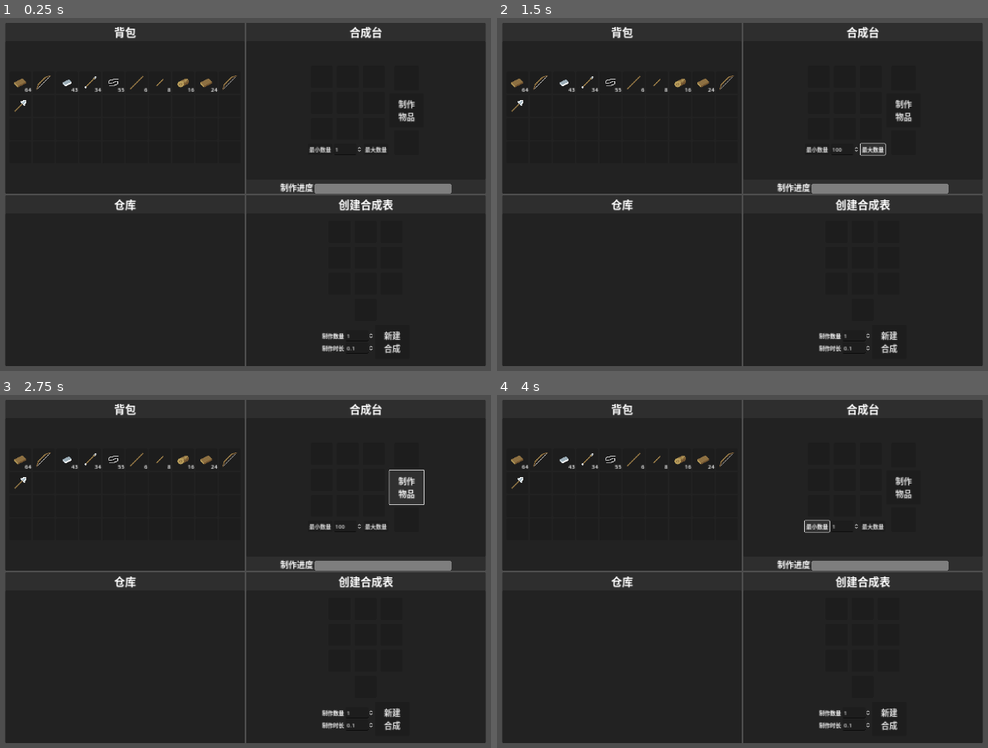
Above: before the commit, frames 1-4 (two rows, left to right).
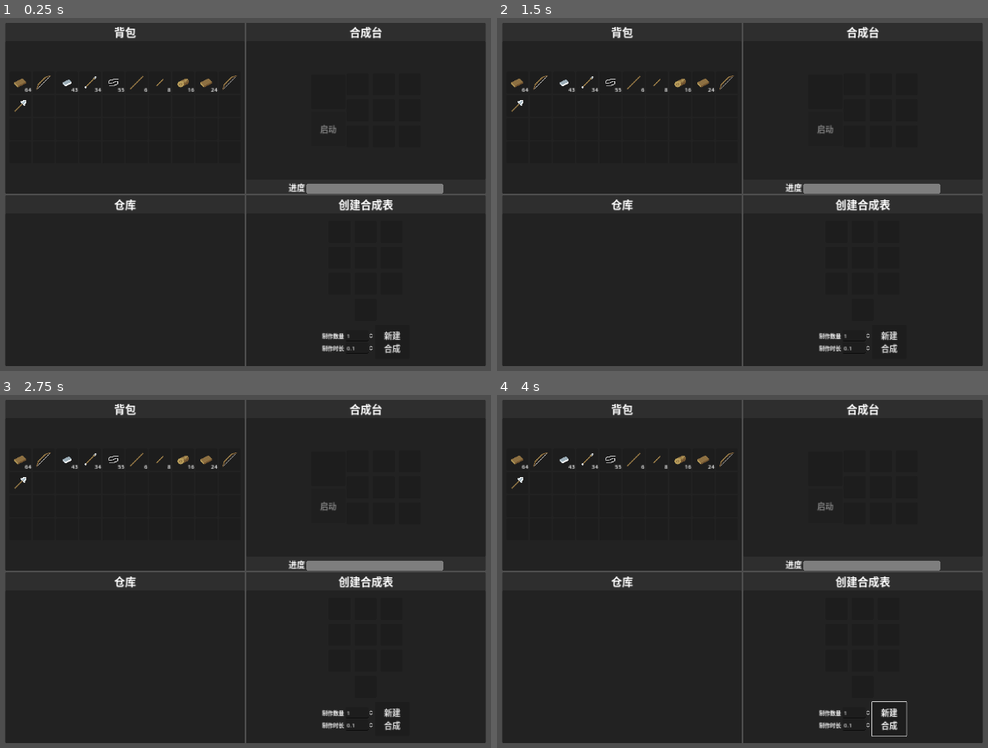
Above: after the commit, the same moments.

Repository: DeerLuuu/Backpack-and-synthesis-system
Game: Godot game, scene res://scene/world/world.tscn
Two runs of this game, one before a commit and one after it. Both use one fixed random seed, a clock stepped at 60 frames per second and the inputs below.
Inputs (mouse positions are in pixels of both pictures, inside the frame that each line leads up to):
- Up to frame 1 (0.25 s): no input
- Up to frame 2 (1.5 s): click (816, 148) at 0.5 s, where only the run before the commit has a clickable "最小数量"; click (875, 148) at 1.25 s, where only the run before the commit has a clickable "最大数量"
- Up to frame 3 (2.75 s): click (407, 486) at 2 s, where only the run before the commit has a clickable "制作 物品"
- Up to frame 4 (4 s): click "新建 合成" at 2.75 s; click (816, 525) at 3.5 s, where only the run before the commit has a clickable "最小数量"

The runs differ from the first frame. In frame 1, 0.5% of the frame differs, in the area x 57-92%, y 23-50%; in frame 2, 0.6%; in frame 3, 0.6%; in frame 4, 0.7%, in the area x 57-92%, y 23-97%.
Error in both runs: Invalid access to property or key 'item_name' on a base object of type 'Nil'. (res://scene/world/create_craft_interface.gd:96)

Commit message:
创建拆解界面，给物品添加拆解属性，编写基本的拆解判断

Diff:
--- a/resource/items/board_archer.tres
+++ b/resource/items/board_archer.tres
@@ -12,4 +12,5 @@
 item_name = "木弓"
 item_desc = "一把使用木头制作的弓"
 can_stack = false
+can_dismantle = true
 item_texture = SubResource("AtlasTexture_wwo27")
--- a/resource/items/iron_arrow.tres
+++ b/resource/items/iron_arrow.tres
@@ -15,4 +15,5 @@
 item_name = "铁箭"
 item_desc = "使用铁箭头打造的箭矢"
 can_stack = true
+can_dismantle = true
 item_texture = SubResource("AtlasTexture_wex86")
--- a/resource/items/iron_shovel.tres
+++ b/resource/items/iron_shovel.tres
@@ -12,4 +12,5 @@
 item_name = "铁铲"
 item_desc = "一把使用铁制作的铲子"
 can_stack = false
+can_dismantle = true
 item_texture = SubResource("AtlasTexture_mmgc5")
--- a/scene/ui/slot.gd
+++ b/scene/ui/slot.gd
@@ -68,6 +68,7 @@
 	count_label.hide()
 	count_label.text = ""
 	slot.count = 0
+	tooltip_text = ""
 
 # 设置格子
 func set_slot_panel(_slot : BaseSlot = slot) -> void:
--- a/scene/world/craft_interface.gd
+++ b/scene/world/craft_interface.gd
@@ -20,9 +20,9 @@
 # TODO 合成台UI ===============>变 量<===============
 #region 变量
 # 当前制作的物品的格子容器
-@onready var slot_panel_container_9: SlotPanelContainer = %SlotPanelContainer9
+@onready var slot_panel_container_9: SlotPanelContainer = $"../../VBoxContainer2/SlotPanelContainer9"
 # 制作完的物品的格子容器
-@onready var slot_panel_container_10: SlotPanelContainer = %SlotPanelContainer10
+@onready var slot_panel_container_10: SlotPanelContainer = $"../../VBoxContainer2/SlotPanelContainer10"
 # 制作按钮
 @onready var craft_button: Button = %CraftButton
 # 物品制作数量输入框
@@ -53,7 +53,6 @@
 		i.slot_clicked.connect(Global._on_slot_clicked)
 		i.slot_clicked.connect(_on_slot_clicked)
 
-	slot_panel_container_9.slot_clicked.connect(Global._on_slot_clicked)
 	slot_panel_container_10.slot_clicked.connect(Global._on_slot_clicked)
 	slot_panel_container_10.slot_clicked.connect(_on_slot_clicked)
 
--- /dev/null
+++ b/scene/world/dismantle_interface.gd
@@ -0,0 +1,70 @@
+#--------------------------------------
+# 这个类
+# 类中自定义了
+# 定义了
+#--------------------------------------
+class_name DismantleInterface extends GridContainer
+
+# TODO 拆解台 ===============>信 号<===============
+#region 信号
+
+#endregion
+
+# TODO 拆解台 ===============>常 量<===============
+#region 常量
+
+#endregion
+
+# TODO 拆解台 ===============>变 量<===============
+#region 变量
+@onready var slot_panel_container_9: SlotPanelContainer = $"../../VBoxContainer2/SlotPanelContainer9"
+@onready var craft_progress_bar: ProgressBar = %CraftProgressBar
+@onready var dismantle_button: Button = $"../../VBoxContainer2/DismantleButton"
+
+#endregion
+
+# TODO 拆解台 ===============>虚方法<===============
+#region 常用的虚方法
+func _init() -> void:
+	pass
+
+func _ready() -> void:
+	for i : SlotPanelContainer in get_children():
+		i.slot_clicked.connect(Global._on_slot_clicked)
+
+	slot_panel_container_9.slot_clicked.connect(Global._on_slot_clicked)
+	slot_panel_container_9.slot_clicked.connect(_on_slot_clicked)
+
+func _process(_delta: float) -> void:
+	pass
+
+func _physics_process(_delta: float) -> void:
+	pass
+
+func _input(_event: InputEvent) -> void:
+	pass
+
+func _unhandled_input(_event: InputEvent) -> void:
+	pass
+#endregion
+
+# TODO 拆解台 ===============>信号链接方法<===============
+#region 信号链接方法
+func _on_slot_clicked(_slot_index : int, _mouse_button : int, _backpack : Node) -> void:
+	dismantle_button.disabled = true
+	if not slot_panel_container_9.slot.has_item(): return
+	dismantle_button.disabled = not slot_panel_container_9.slot.item.can_dismantle
+
+
+func _on_dismantle_button_pressed() -> void:
+	var item_name : String = slot_panel_container_9.slot.item.item_name
+	var item_data : Dictionary = Global.item_table[item_name]
+	var dismantle_items : Dictionary = Global.craft_table[item_name]
+	print(item_data)
+	print(dismantle_items)
+#endregion
+
+# TODO 拆解台 ===============>工具方法<===============
+#region 工具方法
+
+#endregion
--- a/scene/world/world.tscn
+++ b/scene/world/world.tscn
@@ -1,10 +1,11 @@
-[gd_scene load_steps=11 format=3 uid="uid://dhvwas10nxtyt"]
+[gd_scene load_steps=12 format=3 uid="uid://dhvwas10nxtyt"]
 
 [ext_resource type="Script" path="res://scene/world/player_back_interface.gd" id="1_arqyo"]
 [ext_resource type="Script" path="res://scene/world/ui_hbox_container.gd" id="1_eyhpn"]
 [ext_resource type="PackedScene" uid="uid://bw1gfo3lu10ho" path="res://scene/ui/slot.tscn" id="2_1ka24"]
 [ext_resource type="Script" path="res://scene/world/craft_interface.gd" id="2_ska4r"]
 [ext_resource type="Script" path="res://script/base_slot.gd" id="3_iex6h"]
+[ext_resource type="Script" path="res://scene/world/dismantle_interface.gd" id="5_e3a77"]
 [ext_resource type="Script" path="res://scene/world/create_craft_interface.gd" id="5_qdymt"]
 
 [sub_resource type="LabelSettings" id="LabelSettings_kf1tx"]
@@ -103,18 +104,20 @@
 unique_name_in_owner = true
 wait_time = 0.1
 
-[node name="HBoxContainer" type="HBoxContainer" parent="UI/UIGridContainer/CraftPanel/MarginContainer/VBoxContainer/CraftBG"]
-layout_mode = 2
-size_flags_horizontal = 4
-size_flags_vertical = 4
-
-[node name="VBoxContainer" type="VBoxContainer" parent="UI/UIGridContainer/CraftPanel/MarginContainer/VBoxContainer/CraftBG/HBoxContainer"]
+[node name="CraftHBoxContainer" type="HBoxContainer" parent="UI/UIGridContainer/CraftPanel/MarginContainer/VBoxContainer/CraftBG"]
+unique_name_in_owner = true
+visible = false
+layout_mode = 2
+size_flags_horizontal = 4
+size_flags_vertical = 4
+
+[node name="VBoxContainer" type="VBoxContainer" parent="UI/UIGridContainer/CraftPanel/MarginContainer/VBoxContainer/CraftBG/CraftHBoxContainer"]
 layout_mode = 2
 size_flags_horizontal = 4
 size_flags_vertical = 4
 theme_override_constants/separation = 12
 
-[node name="CraftInterface" type="GridContainer" parent="UI/UIGridContainer/CraftPanel/MarginContainer/VBoxContainer/CraftBG/HBoxContainer/VBoxContainer"]
+[node name="CraftInterface" type="GridContainer" parent="UI/UIGridContainer/CraftPanel/MarginContainer/VBoxContainer/CraftBG/CraftHBoxContainer/VBoxContainer"]
 layout_mode = 2
 size_flags_horizontal = 4
 size_flags_vertical = 4
@@ -123,96 +126,152 @@
 columns = 3
 script = ExtResource("2_ska4r")
 
-[node name="SlotPanelContainer0" parent="UI/UIGridContainer/CraftPanel/MarginContainer/VBoxContainer/CraftBG/HBoxContainer/VBoxContainer/CraftInterface" instance=ExtResource("2_1ka24")]
-unique_name_in_owner = true
-layout_mode = 2
-
-[node name="SlotPanelContainer1" parent="UI/UIGridContainer/CraftPanel/MarginContainer/VBoxContainer/CraftBG/HBoxContainer/VBoxContainer/CraftInterface" instance=ExtResource("2_1ka24")]
-unique_name_in_owner = true
-layout_mode = 2
-
-[node name="SlotPanelContainer2" parent="UI/UIGridContainer/CraftPanel/MarginContainer/VBoxContainer/CraftBG/HBoxContainer/VBoxContainer/CraftInterface" instance=ExtResource("2_1ka24")]
-unique_name_in_owner = true
-layout_mode = 2
-
-[node name="SlotPanelContainer3" parent="UI/UIGridContainer/CraftPanel/MarginContainer/VBoxContainer/CraftBG/HBoxContainer/VBoxContainer/CraftInterface" instance=ExtResource("2_1ka24")]
-unique_name_in_owner = true
-layout_mode = 2
-
-[node name="SlotPanelContainer4" parent="UI/UIGridContainer/CraftPanel/MarginContainer/VBoxContainer/CraftBG/HBoxContainer/VBoxContainer/CraftInterface" instance=ExtResource("2_1ka24")]
-unique_name_in_owner = true
-layout_mode = 2
-
-[node name="SlotPanelContainer5" parent="UI/UIGridContainer/CraftPanel/MarginContainer/VBoxContainer/CraftBG/HBoxContainer/VBoxContainer/CraftInterface" instance=ExtResource("2_1ka24")]
-unique_name_in_owner = true
-layout_mode = 2
-
-[node name="SlotPanelContainer6" parent="UI/UIGridContainer/CraftPanel/MarginContainer/VBoxContainer/CraftBG/HBoxContainer/VBoxContainer/CraftInterface" instance=ExtResource("2_1ka24")]
-unique_name_in_owner = true
-layout_mode = 2
-
-[node name="SlotPanelContainer7" parent="UI/UIGridContainer/CraftPanel/MarginContainer/VBoxContainer/CraftBG/HBoxContainer/VBoxContainer/CraftInterface" instance=ExtResource("2_1ka24")]
-unique_name_in_owner = true
-layout_mode = 2
-
-[node name="SlotPanelContainer8" parent="UI/UIGridContainer/CraftPanel/MarginContainer/VBoxContainer/CraftBG/HBoxContainer/VBoxContainer/CraftInterface" instance=ExtResource("2_1ka24")]
-unique_name_in_owner = true
-layout_mode = 2
-
-[node name="HBoxContainer" type="HBoxContainer" parent="UI/UIGridContainer/CraftPanel/MarginContainer/VBoxContainer/CraftBG/HBoxContainer/VBoxContainer"]
-layout_mode = 2
-
-[node name="MinCountButton" type="Button" parent="UI/UIGridContainer/CraftPanel/MarginContainer/VBoxContainer/CraftBG/HBoxContainer/VBoxContainer/HBoxContainer"]
+[node name="SlotPanelContainer0" parent="UI/UIGridContainer/CraftPanel/MarginContainer/VBoxContainer/CraftBG/CraftHBoxContainer/VBoxContainer/CraftInterface" instance=ExtResource("2_1ka24")]
+layout_mode = 2
+
+[node name="SlotPanelContainer1" parent="UI/UIGridContainer/CraftPanel/MarginContainer/VBoxContainer/CraftBG/CraftHBoxContainer/VBoxContainer/CraftInterface" instance=ExtResource("2_1ka24")]
+layout_mode = 2
+
+[node name="SlotPanelContainer2" parent="UI/UIGridContainer/CraftPanel/MarginContainer/VBoxContainer/CraftBG/CraftHBoxContainer/VBoxContainer/CraftInterface" instance=ExtResource("2_1ka24")]
+layout_mode = 2
+
+[node name="SlotPanelContainer3" parent="UI/UIGridContainer/CraftPanel/MarginContainer/VBoxContainer/CraftBG/CraftHBoxContainer/VBoxContainer/CraftInterface" instance=ExtResource("2_1ka24")]
+layout_mode = 2
+
+[node name="SlotPanelContainer4" parent="UI/UIGridContainer/CraftPanel/MarginContainer/VBoxContainer/CraftBG/CraftHBoxContainer/VBoxContainer/CraftInterface" instance=ExtResource("2_1ka24")]
+layout_mode = 2
+
+[node name="SlotPanelContainer5" parent="UI/UIGridContainer/CraftPanel/MarginContainer/VBoxContainer/CraftBG/CraftHBoxContainer/VBoxContainer/CraftInterface" instance=ExtResource("2_1ka24")]
+layout_mode = 2
+
+[node name="SlotPanelContainer6" parent="UI/UIGridContainer/CraftPanel/MarginContainer/VBoxContainer/CraftBG/CraftHBoxContainer/VBoxContainer/CraftInterface" instance=ExtResource("2_1ka24")]
+layout_mode = 2
+
+[node name="SlotPanelContainer7" parent="UI/UIGridContainer/CraftPanel/MarginContainer/VBoxContainer/CraftBG/CraftHBoxContainer/VBoxContainer/CraftInterface" instance=ExtResource("2_1ka24")]
+layout_mode = 2
+
+[node name="SlotPanelContainer8" parent="UI/UIGridContainer/CraftPanel/MarginContainer/VBoxContainer/CraftBG/CraftHBoxContainer/VBoxContainer/CraftInterface" instance=ExtResource("2_1ka24")]
+layout_mode = 2
+
+[node name="HBoxContainer" type="HBoxContainer" parent="UI/UIGridContainer/CraftPanel/MarginContainer/VBoxContainer/CraftBG/CraftHBoxContainer/VBoxContainer"]
+layout_mode = 2
+
+[node name="MinCountButton" type="Button" parent="UI/UIGridContainer/CraftPanel/MarginContainer/VBoxContainer/CraftBG/CraftHBoxContainer/VBoxContainer/HBoxContainer"]
 unique_name_in_owner = true
 layout_mode = 2
 text = "最小数量"
 
-[node name="CraftItemCountSpin" type="SpinBox" parent="UI/UIGridContainer/CraftPanel/MarginContainer/VBoxContainer/CraftBG/HBoxContainer/VBoxContainer/HBoxContainer"]
+[node name="CraftItemCountSpin" type="SpinBox" parent="UI/UIGridContainer/CraftPanel/MarginContainer/VBoxContainer/CraftBG/CraftHBoxContainer/VBoxContainer/HBoxContainer"]
 unique_name_in_owner = true
 layout_mode = 2
 size_flags_horizontal = 4
 value = 1.0
 
-[node name="MaxCountButton" type="Button" parent="UI/UIGridContainer/CraftPanel/MarginContainer/VBoxContainer/CraftBG/HBoxContainer/VBoxContainer/HBoxContainer"]
+[node name="MaxCountButton" type="Button" parent="UI/UIGridContainer/CraftPanel/MarginContainer/VBoxContainer/CraftBG/CraftHBoxContainer/VBoxContainer/HBoxContainer"]
 unique_name_in_owner = true
 layout_mode = 2
 text = "最大数量"
 
-[node name="VBoxContainer2" type="VBoxContainer" parent="UI/UIGridContainer/CraftPanel/MarginContainer/VBoxContainer/CraftBG/HBoxContainer"]
+[node name="VBoxContainer2" type="VBoxContainer" parent="UI/UIGridContainer/CraftPanel/MarginContainer/VBoxContainer/CraftBG/CraftHBoxContainer"]
 layout_mode = 2
 size_flags_vertical = 4
 theme_override_constants/separation = 8
 
-[node name="SlotPanelContainer9" parent="UI/UIGridContainer/CraftPanel/MarginContainer/VBoxContainer/CraftBG/HBoxContainer/VBoxContainer2" instance=ExtResource("2_1ka24")]
-unique_name_in_owner = true
+[node name="SlotPanelContainer9" parent="UI/UIGridContainer/CraftPanel/MarginContainer/VBoxContainer/CraftBG/CraftHBoxContainer/VBoxContainer2" instance=ExtResource("2_1ka24")]
 custom_minimum_size = Vector2(72, 72)
 layout_mode = 2
 size_flags_horizontal = 4
 mouse_filter = 2
 
-[node name="CraftButton" type="Button" parent="UI/UIGridContainer/CraftPanel/MarginContainer/VBoxContainer/CraftBG/HBoxContainer/VBoxContainer2"]
+[node name="CraftButton" type="Button" parent="UI/UIGridContainer/CraftPanel/MarginContainer/VBoxContainer/CraftBG/CraftHBoxContainer/VBoxContainer2"]
 unique_name_in_owner = true
 custom_minimum_size = Vector2(100, 100)
 layout_mode = 2
 size_flags_horizontal = 4
 size_flags_vertical = 4
 theme_override_font_sizes/font_size = 24
-text = "制作
-物品"
-
-[node name="SlotPanelContainer10" parent="UI/UIGridContainer/CraftPanel/MarginContainer/VBoxContainer/CraftBG/HBoxContainer/VBoxContainer2" instance=ExtResource("2_1ka24")]
-unique_name_in_owner = true
+disabled = true
+text = "启动"
+
+[node name="SlotPanelContainer10" parent="UI/UIGridContainer/CraftPanel/MarginContainer/VBoxContainer/CraftBG/CraftHBoxContainer/VBoxContainer2" instance=ExtResource("2_1ka24")]
 custom_minimum_size = Vector2(72, 72)
 layout_mode = 2
 size_flags_horizontal = 4
 
+[node name="DismantleHBoxContainer" type="HBoxContainer" parent="UI/UIGridContainer/CraftPanel/MarginContainer/VBoxContainer/CraftBG"]
+unique_name_in_owner = true
+layout_mode = 2
+size_flags_horizontal = 4
+size_flags_vertical = 4
+
+[node name="VBoxContainer2" type="VBoxContainer" parent="UI/UIGridContainer/CraftPanel/MarginContainer/VBoxContainer/CraftBG/DismantleHBoxContainer"]
+layout_mode = 2
+size_flags_vertical = 4
+theme_override_constants/separation = 8
+
+[node name="SlotPanelContainer9" parent="UI/UIGridContainer/CraftPanel/MarginContainer/VBoxContainer/CraftBG/DismantleHBoxContainer/VBoxContainer2" instance=ExtResource("2_1ka24")]
+custom_minimum_size = Vector2(100, 100)
+layout_mode = 2
+size_flags_horizontal = 4
+
+[node name="DismantleButton" type="Button" parent="UI/UIGridContainer/CraftPanel/MarginContainer/VBoxContainer/CraftBG/DismantleHBoxContainer/VBoxContainer2"]
+custom_minimum_size = Vector2(100, 100)
+layout_mode = 2
+size_flags_horizontal = 4
+size_flags_vertical = 4
+theme_override_font_sizes/font_size = 24
+disabled = true
+text = "启动"
+
+[node name="VBoxContainer" type="VBoxContainer" parent="UI/UIGridContainer/CraftPanel/MarginContainer/VBoxContainer/CraftBG/DismantleHBoxContainer"]
+layout_mode = 2
+size_flags_horizontal = 4
+size_flags_vertical = 4
+theme_override_constants/separation = 12
+
+[node name="DismantleInterface" type="GridContainer" parent="UI/UIGridContainer/CraftPanel/MarginContainer/VBoxContainer/CraftBG/DismantleHBoxContainer/VBoxContainer"]
+layout_mode = 2
+size_flags_horizontal = 4
+size_flags_vertical = 4
+theme_override_constants/h_separation = 12
+theme_override_constants/v_separation = 12
+columns = 3
+script = ExtResource("5_e3a77")
+
+[node name="SlotPanelContainer0" parent="UI/UIGridContainer/CraftPanel/MarginContainer/VBoxContainer/CraftBG/DismantleHBoxContainer/VBoxContainer/DismantleInterface" instance=ExtResource("2_1ka24")]
+layout_mode = 2
+
+[node name="SlotPanelContainer1" parent="UI/UIGridContainer/CraftPanel/MarginContainer/VBoxContainer/CraftBG/DismantleHBoxContainer/VBoxContainer/DismantleInterface" instance=ExtResource("2_1ka24")]
+layout_mode = 2
+
+[node name="SlotPanelContainer2" parent="UI/UIGridContainer/CraftPanel/MarginContainer/VBoxContainer/CraftBG/DismantleHBoxContainer/VBoxContainer/DismantleInterface" instance=ExtResource("2_1ka24")]
+layout_mode = 2
+
+[node name="SlotPanelContainer3" parent="UI/UIGridContainer/CraftPanel/MarginContainer/VBoxContainer/CraftBG/DismantleHBoxContainer/VBoxContainer/DismantleInterface" instance=ExtResource("2_1ka24")]
+layout_mode = 2
+
+[node name="SlotPanelContainer4" parent="UI/UIGridContainer/CraftPanel/MarginContainer/VBoxContainer/CraftBG/DismantleHBoxContainer/VBoxContainer/DismantleInterface" instance=ExtResource("2_1ka24")]
+layout_mode = 2
+
+[node name="SlotPanelContainer5" parent="UI/UIGridContainer/CraftPanel/MarginContainer/VBoxContainer/CraftBG/DismantleHBoxContainer/VBoxContainer/DismantleInterface" instance=ExtResource("2_1ka24")]
+layout_mode = 2
+
+[node name="SlotPanelContainer6" parent="UI/UIGridContainer/CraftPanel/MarginContainer/VBoxContainer/CraftBG/DismantleHBoxContainer/VBoxContainer/DismantleInterface" instance=ExtResource("2_1ka24")]
+layout_mode = 2
+
+[node name="SlotPanelContainer7" parent="UI/UIGridContainer/CraftPanel/MarginContainer/VBoxContainer/CraftBG/DismantleHBoxContainer/VBoxContainer/DismantleInterface" instance=ExtResource("2_1ka24")]
+layout_mode = 2
+
+[node name="SlotPanelContainer8" parent="UI/UIGridContainer/CraftPanel/MarginContainer/VBoxContainer/CraftBG/DismantleHBoxContainer/VBoxContainer/DismantleInterface" instance=ExtResource("2_1ka24")]
+layout_mode = 2
+
 [node name="HBoxContainer" type="HBoxContainer" parent="UI/UIGridContainer/CraftPanel/MarginContainer/VBoxContainer"]
 layout_mode = 2
 size_flags_horizontal = 4
 
 [node name="Label" type="Label" parent="UI/UIGridContainer/CraftPanel/MarginContainer/VBoxContainer/HBoxContainer"]
 layout_mode = 2
-text = "制作进度"
+text = "进度"
 label_settings = SubResource("LabelSettings_4x2n7")
 horizontal_alignment = 1
 vertical_alignment = 1
@@ -390,8 +449,9 @@
 self_modulate = Color(1, 1, 1, 0)
 slot = SubResource("Resource_t2qji")
 
-[connection signal="pressed" from="UI/UIGridContainer/CraftPanel/MarginContainer/VBoxContainer/CraftBG/HBoxContainer/VBoxContainer/HBoxContainer/MinCountButton" to="UI/UIGridContainer/CraftPanel/MarginContainer/VBoxContainer/CraftBG/HBoxContainer/VBoxContainer/CraftInterface" method="_on_min_count_button_pressed"]
-[connection signal="value_changed" from="UI/UIGridContainer/CraftPanel/MarginContainer/VBoxContainer/CraftBG/HBoxContainer/VBoxContainer/HBoxContainer/CraftItemCountSpin" to="UI/UIGridContainer/CraftPanel/MarginContainer/VBoxContainer/CraftBG/HBoxContainer/VBoxContainer/CraftInterface" method="_on_craft_item_count_spin_value_changed"]
-[connection signal="pressed" from="UI/UIGridContainer/CraftPanel/MarginContainer/VBoxContainer/CraftBG/HBoxContainer/VBoxContainer/HBoxContainer/MaxCountButton" to="UI/UIGridContainer/CraftPanel/MarginContainer/VBoxContainer/CraftBG/HBoxContainer/VBoxContainer/CraftInterface" method="_on_max_count_button_pressed"]
-[connection signal="pressed" from="UI/UIGridContainer/CraftPanel/MarginContainer/VBoxContainer/CraftBG/HBoxContainer/VBoxContainer2/CraftButton" to="UI/UIGridContainer/CraftPanel/MarginContainer/VBoxContainer/CraftBG/HBoxContainer/VBoxContainer/CraftInterface" method="_on_craft_button_pressed"]
+[connection signal="pressed" from="UI/UIGridContainer/CraftPanel/MarginContainer/VBoxContainer/CraftBG/CraftHBoxContainer/VBoxContainer/HBoxContainer/MinCountButton" to="UI/UIGridContainer/CraftPanel/MarginContainer/VBoxContainer/CraftBG/CraftHBoxContainer/VBoxContainer/CraftInterface" method="_on_min_count_button_pressed"]
+[connection signal="value_changed" from="UI/UIGridContainer/CraftPanel/MarginContainer/VBoxContainer/CraftBG/CraftHBoxContainer/VBoxContainer/HBoxContainer/CraftItemCountSpin" to="UI/UIGridContainer/CraftPanel/MarginContainer/VBoxContainer/CraftBG/CraftHBoxContainer/VBoxContainer/CraftInterface" method="_on_craft_item_count_spin_value_changed"]
+[connection signal="pressed" from="UI/UIGridContainer/CraftPanel/MarginContainer/VBoxContainer/CraftBG/CraftHBoxContainer/VBoxContainer/HBoxContainer/MaxCountButton" to="UI/UIGridContainer/CraftPanel/MarginContainer/VBoxContainer/CraftBG/CraftHBoxContainer/VBoxContainer/CraftInterface" method="_on_max_count_button_pressed"]
+[connection signal="pressed" from="UI/UIGridContainer/CraftPanel/MarginContainer/VBoxContainer/CraftBG/CraftHBoxContainer/VBoxContainer2/CraftButton" to="UI/UIGridContainer/CraftPanel/MarginContainer/VBoxContainer/CraftBG/CraftHBoxContainer/VBoxContainer/CraftInterface" method="_on_craft_button_pressed"]
+[connection signal="pressed" from="UI/UIGridContainer/CraftPanel/MarginContainer/VBoxContainer/CraftBG/DismantleHBoxContainer/VBoxContainer2/DismantleButton" to="UI/UIGridContainer/CraftPanel/MarginContainer/VBoxContainer/CraftBG/DismantleHBoxContainer/VBoxContainer/DismantleInterface" method="_on_dismantle_button_pressed"]
 [connection signal="pressed" from="UI/UIGridContainer/CreateCraftPanel/MarginContainer/VBoxContainer/CreateCraftBG/HBox …(232 unchanged characters)…
--- a/script/base_item.gd
+++ b/script/base_item.gd
@@ -13,6 +13,8 @@
 @export_multiline var item_desc : String
 # 物品是否可以堆叠
 @export var can_stack : bool
+# 物品是可以拆解
+@export var can_dismantle : bool
 # 物品纹理
 @export var item_texture : Texture2D
 #endregion
